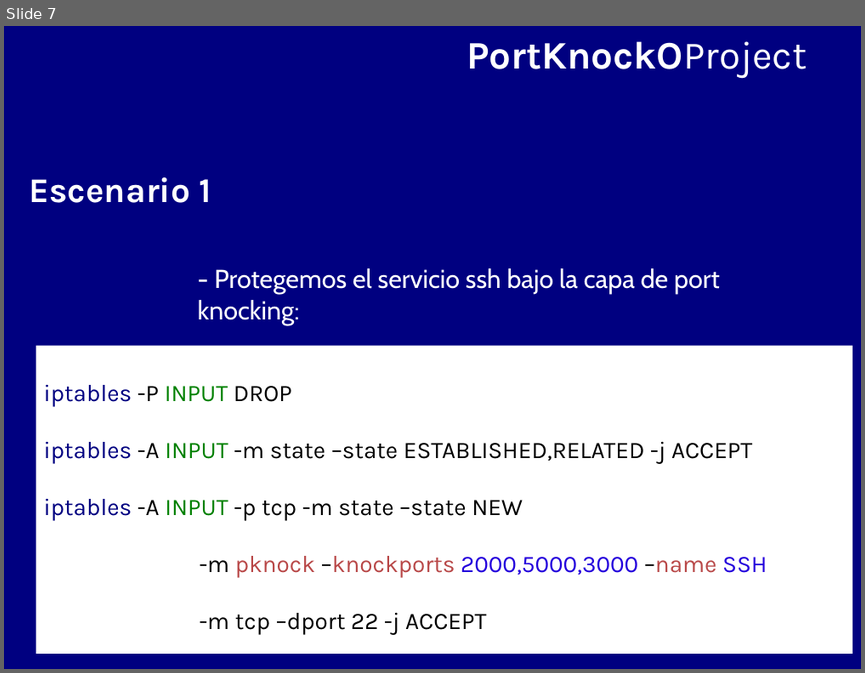
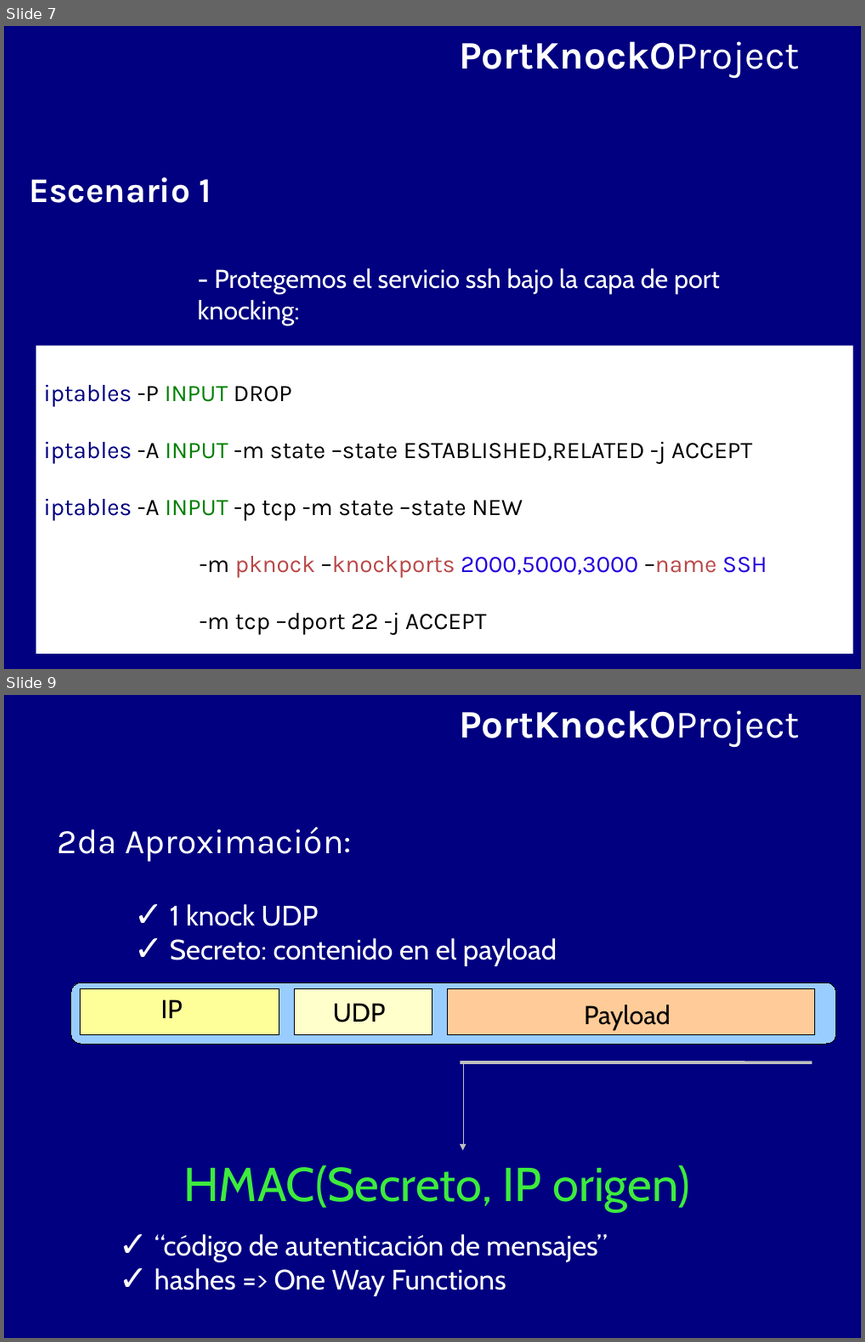
Before and after one commit to BackupTheBerlios/portknocko-svn, a slide deck: trunk/jornadas/jornadas.odp. Shown one above the other, each under a label of ours: slide 7 before the commit, slides 7 and 9 after it; the slides between them are not shown. The pictures are 865x673 and 865x1342 pixels, drawn with LibreOffice and Linux fonts; fonts in the diff are those of the drawing. Boxes give left, top, right and bottom in pixels: in the first picture for what was removed or moved away, otherwise in the second. Text is boxed around its words. In the diff, an @@ line names an element or a change of style, - is before the commit and + after.

```diff
--- a/trunk/jornadas/jornadas.odp
+++ b/trunk/jornadas/jornadas.odp
@@ slide 9 added at bbox=[4, 695, 861, 1338], background #000080 @@
@@ text added at bbox=[459, 710, 799, 747], 36 pt, text #FFFFFF, bold @@
+PortKnockOProject
@@ text added at bbox=[58, 827, 352, 862], 32 pt, text #FFFFFF @@
+2da Aproximación:
@@ text added at bbox=[170, 904, 556, 965], 26 pt, text #FFFFFF @@
+✓ 1 knock UDP
+✓ Secreto: contenido en el payload
@@ rounded rectangle added at bbox=[71, 982, 836, 1044], fill #99CCFF, outline #000000 0 pt @@
@@ rectangle added at bbox=[80, 989, 279, 1035], fill #FFFF99, outline #000000 0 pt @@
@@ text added at bbox=[161, 999, 182, 1018], 24 pt, text #000000 @@
+IP
@@ rectangle added at bbox=[295, 989, 432, 1035], fill #FFFFCC, outline #000000 0 pt @@
@@ rectangle added at bbox=[448, 989, 815, 1035], fill #FFCC99, outline #000000 0 pt @@
@@ text added at bbox=[333, 1003, 386, 1022], 24 pt, text #000000 @@
+UDP
@@ text added at bbox=[584, 1004, 670, 1030], 24 pt, text #000000 @@
+Payload
@@ line added from (460, 1062) to (812, 1062), #C0C0C0 2.83 pt @@
@@ elbow arrow added from (636, 1062) to (463, 1151), #C0C0C0 0 pt @@
@@ text added at bbox=[183, 1165, 689, 1212], 44 pt, text #3DEB3D @@
+HMAC(Secreto, IP origen)
@@ text added at bbox=[154, 1234, 607, 1295], 26 pt, text #FFFFFF @@
+✓ “código de autenticación de mensajes”
+✓ hashes => One Way Functions
@@ slide 7 changed as well @@
@@ text "PortKnockOProject": place and size @@
-text "PortKnockOProject" at bbox=[466, 41, 806, 78]
+text "PortKnockOProject" at bbox=[459, 41, 799, 78]
```
Also in this commit, not shown: 6 other slides changed, 7 other slides added, 1 other file.
